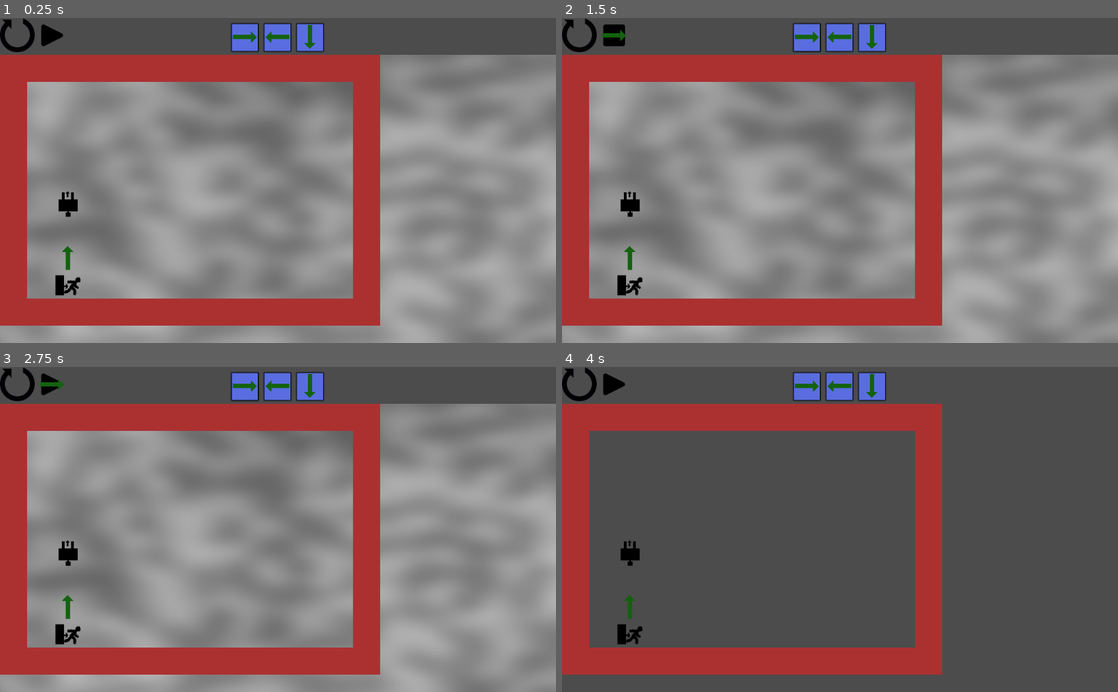
Above: before the commit, frames 1-4 (two rows, left to right).
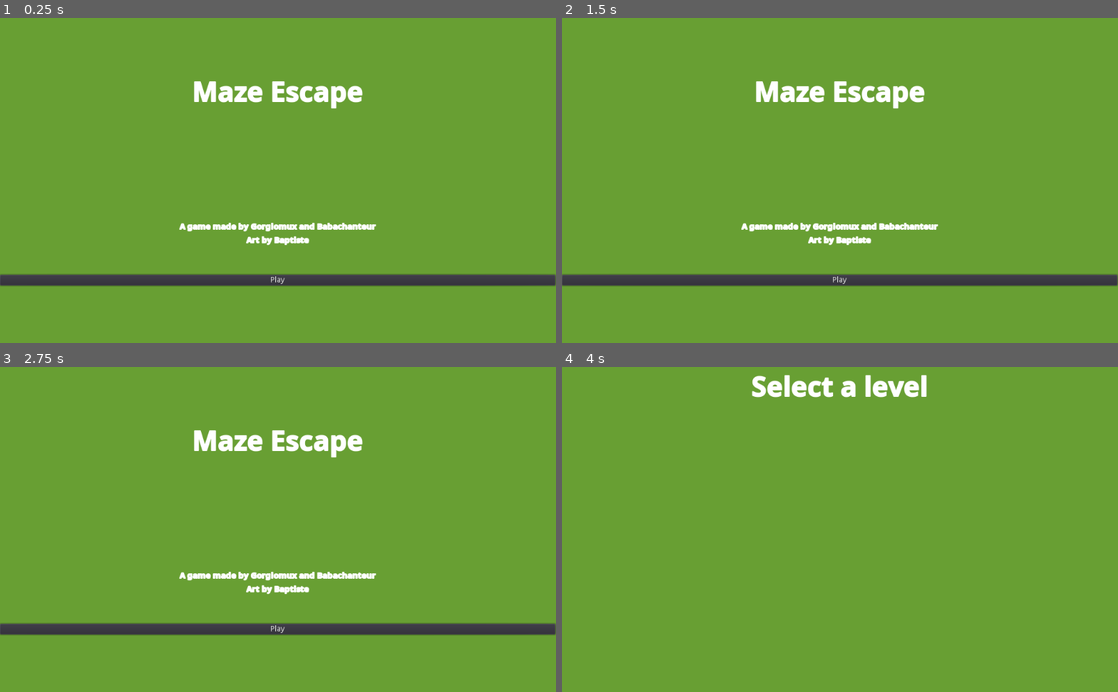
Above: after the commit, the same moments.

Repository: Gorglomux/MazeEscape
Game: Godot game, scene res://Main.tscn
Two runs of this game, one before a commit and one after it. Both use one fixed random seed, a clock stepped at 60 frames per second and the inputs below.
Inputs (mouse positions are in pixels of both pictures, inside the frame that each line leads up to):
- Up to frame 1 (0.25 s): no input
- Up to frame 2 (1.5 s): click (806, 37) at 0.52 s; click (612, 34) at 1.27 s
- Up to frame 3 (2.75 s): click (50, 383) at 2.02 s
- Up to frame 4 (4 s): click (840, 630) at 2.75 s, where only the run after the commit has a clickable "Play"; click (578, 383) at 3.52 s

The runs differ from the first frame. In frame 1, 100% of the frame differs, in the area x 0-100%, y 0-100%; in frame 2, 100%; in frame 3, 100%; in frame 4, 100%.

Commit message:
Add title screen and fix bug

Diff:
--- a/MazeEscape/BoardContainer.gd
+++ b/MazeEscape/BoardContainer.gd
@@ -72,15 +72,19 @@
 		TILE_TYPE.ARROW_LEFT:
 			if(!player.fly > 0):
 				player.next_d = DIRECTION.GAUCHE
+				$Sounds/Move.play()
 		TILE_TYPE.ARROW_RIGHT:
 			if(!player.fly > 0):
 				player.next_d = DIRECTION.DROITE
+				$Sounds/Move.play()
 		TILE_TYPE.ARROW_UP:
 			if(!player.fly > 0):
 				player.next_d = DIRECTION.HAUT
+				$Sounds/Move.play()
 		TILE_TYPE.ARROW_DOWN:
 			if(!player.fly > 0):
 				player.next_d = DIRECTION.BAS
+				$Sounds/Move.play()
 		TILE_TYPE.TROU:
 			if(!player.fly > 0) :
 				player.death = true
--- /dev/null
+++ b/MazeEscape/Font.tres
@@ -0,0 +1,8 @@
+[gd_resource type="DynamicFont" load_steps=2 format=2]
+
+[ext_resource path="res://notosansbold.ttf" type="DynamicFontData" id=1]
+
+[resource]
+size = 50
+outline_size = 1
+font_data = ExtResource( 1 )
--- /dev/null
+++ b/MazeEscape/Font_small.tres
@@ -0,0 +1,8 @@
+[gd_resource type="DynamicFont" load_steps=2 format=2]
+
+[ext_resource path="res://notosansbold.ttf" type="DynamicFontData" id=1]
+
+[resource]
+size = 15
+outline_size = 1
+font_data = ExtResource( 1 )
--- a/MazeEscape/Main.gd
+++ b/MazeEscape/GameLogic.gd
@@ -71,6 +71,7 @@
 func start_game():
 	x_dep = player.position.x
 	y_dep = player.position.y
+	player.d = board.starting_direction
 	player.enMarche  = true
 
 func stop_game():
@@ -79,14 +80,22 @@
 	player.d = board.starting_direction
 	player.init_rotation()
 	menu.reset()
+	reset_cursor()
 	player.enMarche  = false
 
 func restart_game():
 	levelEnCours -=1
 	menu.reset()
+	reset_cursor()
 	player_actions.reset()
 	board_container.reset()
 	generation_niveau()
+
+func reset_cursor():
+	if cursor_sprite !=null:
+		cursor_sprite.queue_free()
+		cursor_sprite = null
+		action_name = null
 
 func process_inputs(container, sprite):
 	last_container = container
@@ -103,6 +112,8 @@
 	player_actions.reset()
 	board_container.reset()
 	generation_niveau()
+	player.d = board.starting_direction
+	player.init_rotation()
 
 func generation_niveau():
 	var level
@@ -115,8 +126,8 @@
 	level = load(LEVELS_LOCATION +"/"+ list_levels[levelEnCours]).instance()
 	player_actions.load_containers(level.actions)
 
-
 	levelEnCours += 1
+	$VBoxContainer/HBoxContainer/LevelContainer/Level.text = " Level - " + str(levelEnCours)
 	board = level
 
 	board_container.load_map(board)
--- /dev/null
+++ b/MazeEscape/LevelButton.gd
@@ -0,0 +1,10 @@
+extends MarginContainer
+
+var level_number
+
+func _ready():
+	pass # Replace with function body.
+
+# Called every frame. 'delta' is the elapsed time since the previous frame.
+#func _process(delta):
+#	pass
--- /dev/null
+++ b/MazeEscape/LevelButton.tscn
@@ -0,0 +1,31 @@
+[gd_scene load_steps=3 format=2]
+
+[ext_resource path="res://LevelButton.gd" type="Script" id=1]
+[ext_resource path="res://bg_level.png" type="Texture" id=2]
+
+[node name="Level 1" type="MarginContainer"]
+margin_right = 125.0
+margin_bottom = 50.0
+rect_min_size = Vector2( 125, 50 )
+custom_constants/margin_left = 75
+script = ExtResource( 1 )
+
+[node name="Button" type="Button" parent="."]
+margin_left = 75.0
+margin_right = 125.0
+margin_bottom = 50.0
+
+[node name="NinePatchRect" type="NinePatchRect" parent="."]
+margin_left = 75.0
+margin_right = 125.0
+margin_bottom = 50.0
+texture = ExtResource( 2 )
+
+[node name="Label" type="Label" parent="."]
+margin_left = 75.0
+margin_top = 18.0
+margin_right = 125.0
+margin_bottom = 32.0
+text = "1"
+align = 1
+valign = 1
--- /dev/null
+++ b/MazeEscape/LevelSelection.gd
@@ -0,0 +1,41 @@
+extends MarginContainer
+
+# Declare member variables here. Examples:
+# var a = 2
+# var b = "text"
+
+var LEVELS_LOCATION = "res://Levels"
+#var level_button_resource = preload()
+# Called when the node enters the scene tree for the first time.
+func _ready():
+	#Trouver tous les niveaux, les ajouter sur la scène
+	var list_levels = get_list_levels()
+	var i = 1
+	for level in list_levels:
+		pass
+
+
+
+
+
+#Fonction servant a récupérer la liste de scènes (niveaux) contenue dans le fichier de niveaux
+func get_list_levels():
+	var files= []
+	#On créé un nouveau Directory (pour parcourir l'arborescence de fichiers
+	var dir = Directory.new()
+	dir.open(LEVELS_LOCATION)
+	#On commence la recherche dans l'arbre
+	dir.list_dir_begin()
+
+	#Tant que le nom de fichier n'est pas vide
+	while true:
+		#On récupère le prochain fichier dans l'arborescence
+		var file = dir.get_next()
+		#Si le fichier est vide on arrête
+		if file == "":
+			break
+		#Si le fichier n'est pas un fichier caché on l'ajoute
+		elif !file.begins_with(".") && file.ends_with(".tscn") :
+			files.append(file)
+	dir.list_dir_end()
+	return files
--- a/MazeEscape/Levels/Level_2.tscn
+++ b/MazeEscape/Levels/Level_2.tscn
@@ -10,4 +10,4 @@
 tile_data = PoolIntArray( 65543, 3, 0, 65544, 3, 0, 65545, 3, 0, 65546, 3, 0, 131078, 3, 0, 131079, 3, 0, 131082, 3, 0, …(471 unchanged characters)…
 script = ExtResource( 2 )
 actions = [ 1, 4, 1 ]
-starting_direction = 1
+starting_direction = 2
--- a/MazeEscape/Levels/Level_3.tscn
+++ b/MazeEscape/Levels/Level_3.tscn
@@ -10,3 +10,4 @@
 tile_data = PoolIntArray( 65545, 3, 0, 65546, 3, 0, 65547, 3, 0, 65548, 3, 0, 131080, 3, 0, 131084, 3, 0, 196619, 3, 0, …(261 unchanged characters)…
 script = ExtResource( 2 )
 actions = [ 0, 2, 3 ]
+starting_direction = 2
--- a/MazeEscape/Main.tscn
+++ b/MazeEscape/Main.tscn
@@ -1,63 +1,117 @@
-[gd_scene load_steps=7 format=2]
+[gd_scene load_steps=11 format=2]
 
-[ext_resource path="res://Main.gd" type="Script" id=1]
-[ext_resource path="res://Menu.tscn" type="PackedScene" id=2]
-[ext_resource path="res://PlayerActions.tscn" type="PackedScene" id=3]
-[ext_resource path="res://BoardContainer.gd" type="Script" id=4]
+[ext_resource path="res://bg.png" type="Texture" id=1]
+[ext_resource path="res://GameLogic.gd" type="Script" id=2]
+[ext_resource path="res://Menu.tscn" type="PackedScene" id=3]
+[ext_resource path="res://PlayerActions.tscn" type="PackedScene" id=4]
+[ext_resource path="res://BoardContainer.gd" type="Script" id=5]
+[ext_resource path="res://TitleScreen.tscn" type="PackedScene" id=6]
+[ext_resource path="res://Font.tres" type="DynamicFont" id=7]
 
-[sub_resource type="OpenSimplexNoise" id=1]
-seed = 4
-octaves = 6
-period = 37.8
-persistence = 0.87
-lacunarity = 0.3
+[sub_resource type="GDScript" id=3]
+script/source = "extends Node2D
 
-[sub_resource type="NoiseTexture" id=2]
-noise = SubResource( 1 )
+func _on_Button_pressed():
+	$TitleScreen.hide()
+	$LevelSelection.show()
+"
+
+[sub_resource type="Curve" id=1]
+
+[sub_resource type="CurveTexture" id=2]
+curve = SubResource( 1 )
 
 [node name="Main" type="Node2D"]
-script = ExtResource( 1 )
+script = SubResource( 3 )
 
-[node name="VBoxContainer" type="VBoxContainer" parent="."]
+[node name="NinePatchRect" type="NinePatchRect" parent="."]
+margin_right = 1024.0
+margin_bottom = 600.0
+texture = ExtResource( 1 )
+
+[node name="GameLogic" type="Node2D" parent="."]
+editor/display_folded = true
+visible = false
+script = ExtResource( 2 )
+
+[node name="VBoxContainer" type="VBoxContainer" parent="GameLogic"]
 margin_right = 1026.0
 margin_bottom = 608.0
 rect_min_size = Vector2( 0, 600 )
 
-[node name="HBoxContainer" type="HBoxContainer" parent="VBoxContainer"]
+[node name="HBoxContainer" type="HBoxContainer" parent="GameLogic/VBoxContainer"]
 margin_right = 1026.0
-margin_bottom = 64.0
+margin_bottom = 70.0
 
-[node name="MenuContainer" type="VBoxContainer" parent="VBoxContainer/HBoxContainer"]
+[node name="MenuContainer" type="VBoxContainer" parent="GameLogic/VBoxContainer/HBoxContainer"]
 margin_right = 120.0
-margin_bottom = 64.0
+margin_bottom = 70.0
 rect_min_size = Vector2( 120, 64 )
 rect_clip_content = true
 
-[node name="Menu" parent="VBoxContainer/HBoxContainer/MenuContainer" instance=ExtResource( 2 )]
+[node name="Menu" parent="GameLogic/VBoxContainer/HBoxContainer/MenuContainer" instance=ExtResource( 3 )]
 margin_right = 120.0
 
-[node name="ActionsContainer" type="HBoxContainer" parent="VBoxContainer/HBoxContainer"]
+[node name="LevelContainer" type="MarginContainer" parent="GameLogic/VBoxContainer/HBoxContainer"]
 margin_left = 124.0
-margin_right = 282.0
-margin_bottom = 64.0
+margin_right = 294.0
+margin_bottom = 70.0
+custom_constants/margin_top = 30
+custom_constants/margin_left = 120
+
+[node name="Level" type="Label" parent="GameLogic/VBoxContainer/HBoxContainer/LevelContainer"]
+margin_left = 120.0
+margin_top = 30.0
+margin_right = 170.0
+margin_bottom = 70.0
+rect_min_size = Vector2( 50, 40 )
+text = "Level"
+
+[node name="ActionsContainer" type="HBoxContainer" parent="GameLogic/VBoxContainer/HBoxContainer"]
+margin_left = 298.0
+margin_right = 456.0
+margin_bottom = 70.0
 rect_min_size = Vector2( 158, 50 )
 
-[node name="PlayerActions" parent="VBoxContainer/HBoxContainer/ActionsContainer" instance=ExtResource( 3 )]
+[node name="PlayerActions" parent="GameLogic/VBoxContainer/HBoxContainer/ActionsContainer" instance=ExtResource( 4 )]
 anchor_right = 0.0
 anchor_bottom = 0.0
 margin_right = 0.0
-margin_bottom = 64.0
+margin_bottom = 70.0
 
-[node name="BoardContainer" type="VBoxContainer" parent="VBoxContainer"]
-margin_top = 68.0
+[node name="BoardContainer" type="VBoxContainer" parent="GameLogic/VBoxContainer"]
+margin_top = 74.0
 margin_right = 1026.0
-margin_bottom = 668.0
+margin_bottom = 560.0
 rect_min_size = Vector2( 0, 486 )
-script = ExtResource( 4 )
+script = ExtResource( 5 )
 
-[node name="NinePatchRect" type="NinePatchRect" parent="VBoxContainer/BoardContainer"]
+[node name="NinePatchRect" type="NinePatchRect" parent="GameLogic/VBoxContainer/BoardContainer"]
 margin_right = 1026.0
-margin_bottom = 600.0
-rect_min_size = Vector2( 0, 600 )
 texture = SubResource( 2 )
-[connection signal="gui_input" from="VBoxContainer/BoardContainer" to="." method="_on_BoardContainer_gui_input"]
+
+[node name="TitleScreen" parent="." instance=ExtResource( 6 )]
+
+[node name="LevelSelection" type="MarginContainer" parent="."]
+visible = false
+margin_right = 1024.0
+margin_bottom = 599.0
+
+[node name="VBoxContainer" type="VBoxContainer" parent="LevelSelection"]
+margin_right = 1024.0
+margin_bottom = 599.0
+
+[node name="MarginContainer" type="MarginContainer" parent="LevelSelection/VBoxContainer"]
+margin_right = 1024.0
+margin_bottom = 69.0
+
+[node name="Label" type="Label" parent="LevelSelection/VBoxContainer/MarginContainer"]
+margin_right = 1024.0
+margin_bottom = 69.0
+custom_fonts/font = ExtResource( 7 )
+text = "Select a level"
+align = 1
+[connection signal="gui_input" from="GameLogic/VBoxContainer/BoardContainer" to="GameLogic" method="_on_BoardContainer_gui_input"]
+[connection signal="pressed" from="TitleScreen/HBoxContainer/MarginContainer3/Button" to="." method="_on_Button_pressed"]
+
+[editable path="TitleScreen"]
--- a/MazeEscape/Player.gd
+++ b/MazeEscape/Player.gd
@@ -1,6 +1,7 @@
 extends Area2D
 
 signal death
+
 var enMarche = false
 enum DIRECTION{HAUT,BAS,GAUCHE,DROITE}
 var d
--- a/MazeEscape/PlayerActions.gd
+++ b/MazeEscape/PlayerActions.gd
@@ -28,7 +28,7 @@
 				container.get_node("Warp").show()
 			ACTIONS.JUMP:
 				container.get_node("Jump").show()
-		container.rect_position.x = OS.window_size.x/2 - (types.size() * 60)/2 + 60 * i - 120
+		container.rect_position.x = OS.window_size.x/2 - (types.size() * 60)/2 + 60 * i - 200
 		container.rect_position.y = 10
 		i += 1
 		container.connect("container_clicked",self,"on_container_clicked")
--- /dev/null
+++ b/MazeEscape/TitleScreen.tscn
@@ -0,0 +1,52 @@
+[gd_scene load_steps=3 format=2]
+
+[ext_resource path="res://Font.tres" type="DynamicFont" id=1]
+[ext_resource path="res://Font_small.tres" type="DynamicFont" id=2]
+
+[node name="TitleScreen" type="MarginContainer"]
+margin_right = 1023.0
+margin_bottom = 598.0
+
+[node name="HBoxContainer" type="VBoxContainer" parent="."]
+margin_right = 1023.0
+margin_bottom = 598.0
+
+[node name="MarginContainer" type="MarginContainer" parent="HBoxContainer"]
+margin_right = 1023.0
+margin_bottom = 369.0
+custom_constants/margin_right = 0
+custom_constants/margin_top = 100
+custom_constants/margin_left = 0
+custom_constants/margin_bottom = 200
+
+[node name="Label" type="Label" parent="HBoxContainer/MarginContainer"]
+margin_top = 100.0
+margin_right = 1023.0
+margin_bottom = 169.0
+custom_fonts/font = ExtResource( 1 )
+text = "Maze Escape"
+align = 1
+
+[node name="MarginContainer2" type="MarginContainer" parent="HBoxContainer"]
+margin_top = 373.0
+margin_right = 1023.0
+margin_bottom = 470.0
+custom_constants/margin_bottom = 50
+
+[node name="Label2" type="Label" parent="HBoxContainer/MarginContainer2"]
+margin_right = 1023.0
+margin_bottom = 47.0
+custom_fonts/font = ExtResource( 2 )
+text = "A game made by Gorglomux and Babachanteur
+Art by Baptiste"
+align = 1
+
+[node name="MarginContainer3" type="MarginContainer" parent="HBoxContainer"]
+margin_top = 474.0
+margin_right = 1023.0
+margin_bottom = 494.0
+
+[node name="Button" type="Button" parent="HBoxContainer/MarginContainer3"]
+margin_right = 1023.0
+margin_bottom = 20.0
+text = "Play"
Binary file added: MazeEscape/bg.aseprite
Binary file added: MazeEscape/bg.png
Not shown, added: MazeEscape/bg.png.import
Binary file added: MazeEscape/bg_level.aseprite
Binary file added: MazeEscape/bg_level.png
Not shown, added: MazeEscape/bg_level.png.import
Binary file added: MazeEscape/notosansbold.ttf
